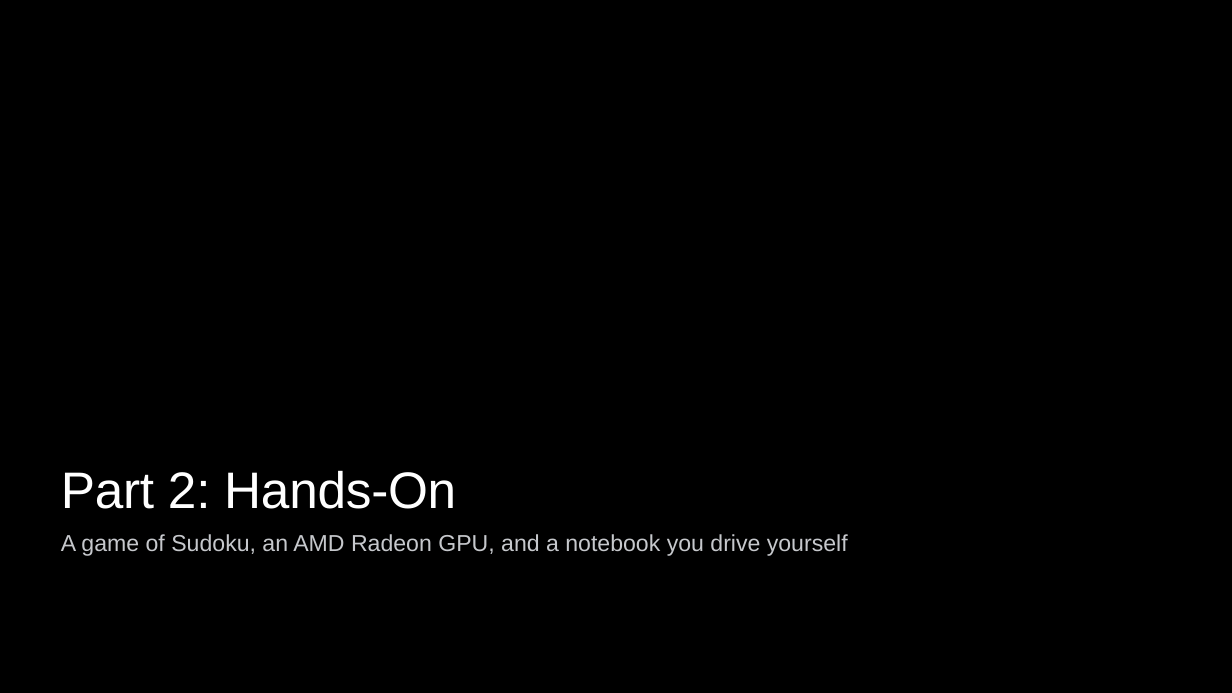
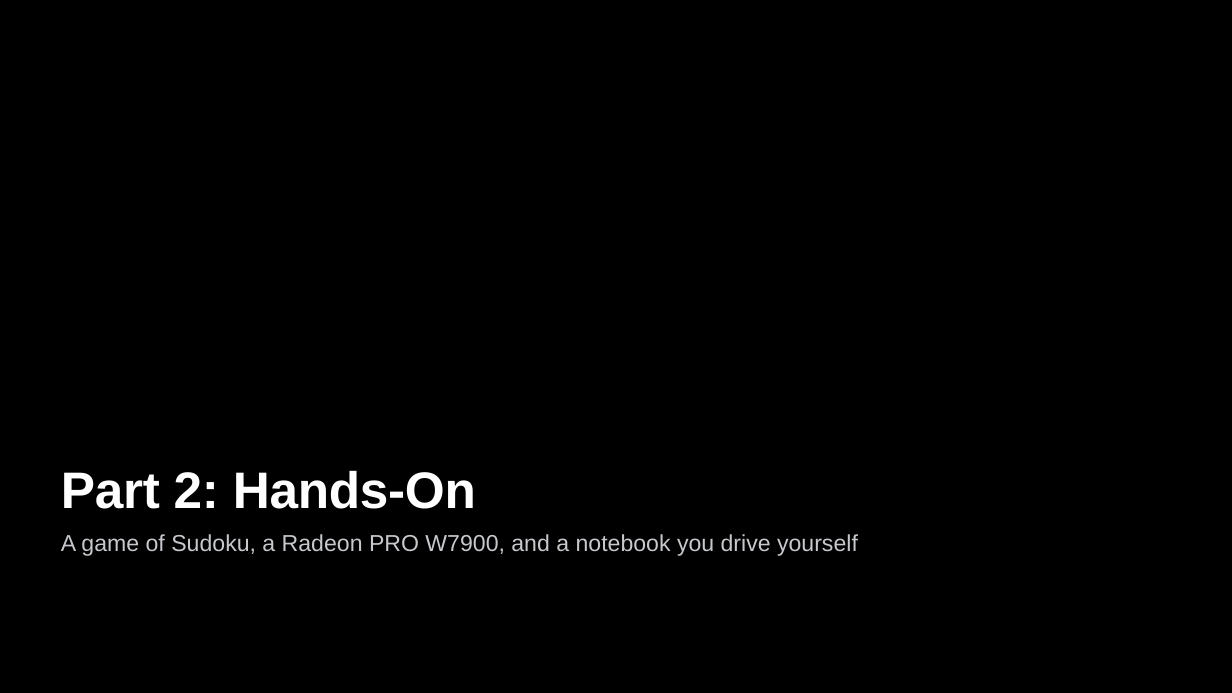
Before and after one commit to TwelveNights/Unsloth-RL-Workshop-on-Radeon, a slide deck: slide 12 of docs/AMD-Unsloth-GRPO-Fine-tuning1.pptx (slide 11 before the commit). Drawn at 1232x693 pixels with LibreOffice and Linux fonts; fonts in the diff are those of the drawing; background and template pictures are left out. Boxes give left, top, right and bottom in pixels: in the first picture for what was removed or moved away, otherwise in the second. Text is boxed around its words. In the diff, an @@ line names an element or a change of style, - is before the commit and + after.

Commit message:
Bring main's Sudoku workshop into the Studio branch; train 5 steps
Syncs the Sudoku GRPO notebook, sudoku_env.py, workshop_utils.py, the
bonus SFT notebook and its data, the GRPO deck and the README's Sudoku
section from main. The Studio copy of the notebook trains for 5 steps
instead of 15 and resumes from checkpoint-5 to step 10.

```diff
--- a/docs/AMD-Unsloth-GRPO-Fine-tuning1.pptx
+++ b/docs/AMD-Unsloth-GRPO-Fine-tuning1.pptx
@@ title "Part 2: Hands-On" at (x1=61, y1=470, x2=476, y2=509): bold on @@
@@ text at (x1=61, y1=534, x2=858, y2=556): text changed @@
-A game of Sudoku, an AMD Radeon GPU, and a notebook you drive yourself
+A game of Sudoku, a Radeon PRO W7900, and a notebook you drive yourself
```
Also in this commit, not shown: 16 other slides changed, 4 slides added, 1 slide removed, 9 other files.
